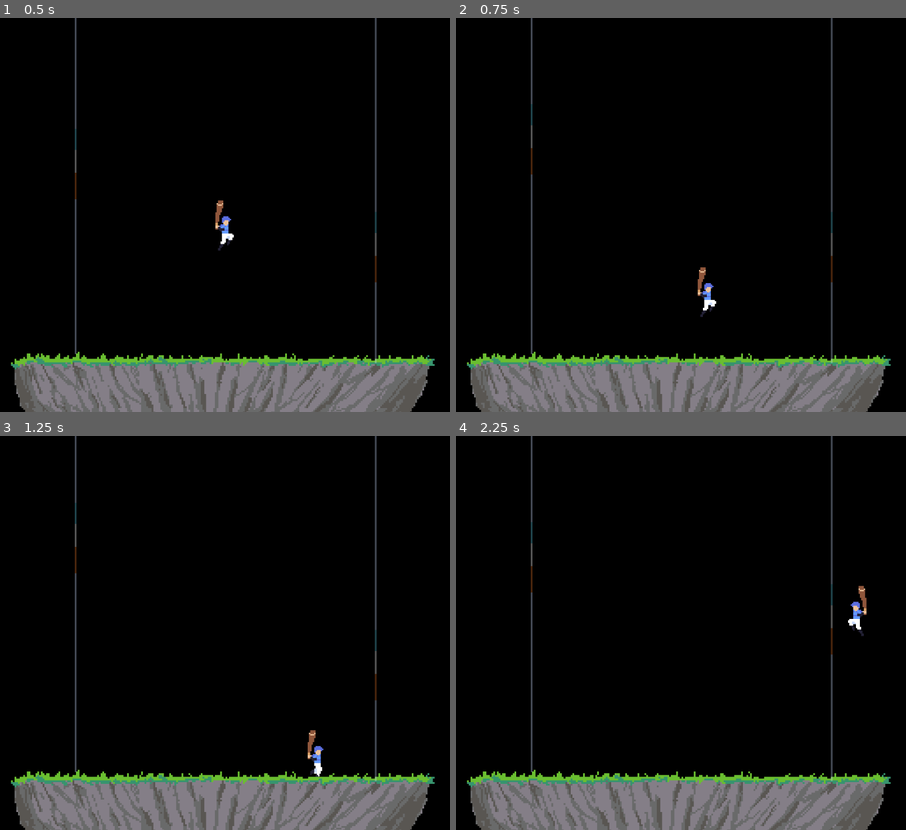
Above: before the commit, frames 1-4 (two rows, left to right).
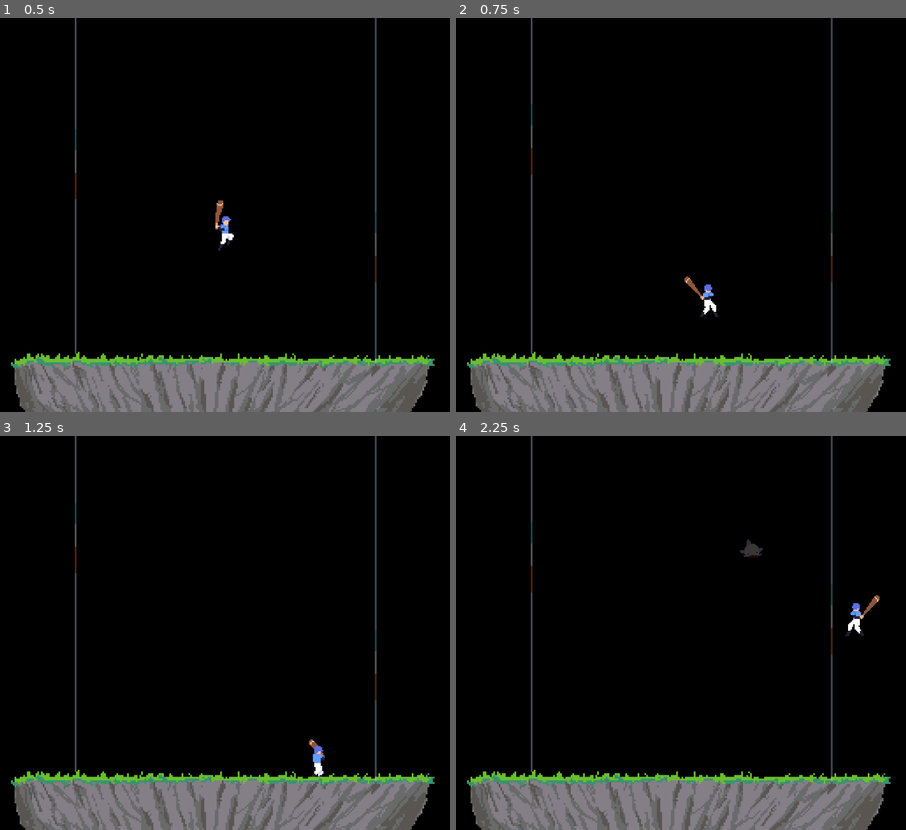
Above: after the commit, the same moments.

Repository: ButterM-40/Koi-Batter
Game: Godot game, scene res://Scenes/Game.tscn
The game is run twice, just before and just after one commit, with the same random seed, the same clock (stepped at 60 frames per second) and the same inputs. The project has no main scene, so this scene is started directly. The engine's default icon, where the game draws it, is replaced by a stand-in: a white triangle on a blue panel in a dark square.
Inputs:
- Up to frame 1 (0.5 s): no input
- Up to frame 2 (0.75 s): hold D (Right) from 0.53 s (still down); tap Space (Hit) at 0.6 s
- Up to frame 3 (1.25 s): keep holding D (Right); tap W (Jump) at 0.77 s
- Up to frame 4 (2.25 s): tap Space (Hit) at 1.35, 2.1 s; tap W (Jump) at 1.52 s; release D (Right) at 2.03 s; hold A (Left) from 2.03 s (still down)

Frame 1 is identical in both runs. In frame 2, 0.3% of the frame differs, in the area x 50-59%, y 63-76%; in frame 3, 0.2%; in frame 4, 0.4%, in the area x 63-95%, y 26-51%.

Commit message:
Collision, and Animation Correction

Diff:
--- a/Components/Fish/Koi_Fish.tscn
+++ b/Components/Fish/Koi_Fish.tscn
@@ -150,7 +150,7 @@
 "duration": 1.0,
 "texture": SubResource("AtlasTexture_8ijwk")
 }],
-"loop": 1,
+"loop": 2,
 "name": &"fish_hit",
 "speed": 5.0
 }, {
@@ -233,8 +233,7 @@
 [node name="AnimatedSprite2D" type="AnimatedSprite2D" parent="." unique_id=1772974264]
 modulate = Color(1, 1, 1, 0)
 sprite_frames = SubResource("SpriteFrames_67aiy")
-animation = &"appear"
-frame_progress = 0.78273964
+animation = &"fish_hit"
 
 [node name="Area2D" type="Area2D" parent="AnimatedSprite2D" unique_id=143011744]
 
--- a/Components/Fish/fish.gd
+++ b/Components/Fish/fish.gd
@@ -36,7 +36,7 @@
 		time_elapsed += delta   # advance time so sin() actually changes
 		position.x = start_x + sin(time_elapsed * wave_frequency) * wave_amplitude
 		position.y += move_speed * delta
-	if is_falling:
+	if is_falling and !is_knocked:
 		action_falling(delta)
 	if is_knocked:
 		knock_vel.y += gravity * delta  # gravity still pulls it back down
@@ -52,7 +52,7 @@
 
 
 func _on_animated_sprite_2d_animation_finished() -> void:
-	if fish_animated.animation == "fish_jump":
+	if fish_animated.animation == "fish_jump" and !is_knocked:
 		Hitbox.set_deferred("monitoring", true)
 		is_falling = true
 		rotation_speed = randf_range(-2.0, 2.0)
@@ -75,6 +75,7 @@
 	pass
 
 func _on_hit_by_bat(bat: Area2D) -> void:
+	Hitbox.set_deferred("monitoring", false)
 	fish_animated.play("fish_hit")
 	is_falling = false
 	var hit_direction: Vector2 = (global_position - bat.global_position).normalized()
--- a/Components/PlayerBatter/batter.gd
+++ b/Components/PlayerBatter/batter.gd
@@ -4,10 +4,17 @@
 @export var SPEED = 300.0
 @export var JUMP_VELOCITY = -400.0
 
-@export var animation_player : AnimatedSprite2D
+@onready var bat_hitbox_right = $AnimationPlayer/BatRight
+@onready var bat_hitbox_left = $AnimationPlayer/BatLeft
+@onready var animationplayer = $AnimationPlayer
+var is_hit : bool = false
+var is_hit_right : bool = false
+var is_hit_left : bool = false
 
-@onready var animationplayer = $AnimationPlayer
 
+func _ready() -> void:
+	bat_hitbox_right.set_deferred("monitorable", false)
+	bat_hitbox_left.set_deferred("monitorable", false)
 
 func _physics_process(delta: float) -> void:
 	# Add the gravity.
@@ -18,24 +25,19 @@
 	if Input.is_action_just_pressed("Jump") and is_on_floor():
 		velocity.y = JUMP_VELOCITY
 
-	if Input.is_action_just_pressed("Hit"):
-		action_hit()
+
 
 	# Get the input direction and handle the movement/deceleration.
 	# As good practice, you should replace UI actions with custom gameplay actions.
 	var direction := Input.get_axis("Left", "Right")
+
 	if direction:
 		velocity.x = direction * SPEED
-		if is_on_floor():
-			animationplayer.play("run")
-		else:
-			animationplayer.play("jump")
 	else:
 		velocity.x = move_toward(velocity.x, 0, SPEED)
-		if is_on_floor():
-			animationplayer.play("stand")
-		else:
-			animationplayer.play("jump")
+
+	if !is_hit:
+		animation_tree(direction)
 
 	move_and_slide()
 
@@ -43,6 +45,39 @@
 		animationplayer.flip_h = true
 	if direction > 0:
 		animationplayer.flip_h = false
+	if Input.is_action_just_pressed("Hit"):
+		action_hit(animationplayer.flip_h)
 
-func action_hit() -> void:
+func action_hit(face) -> void:
+	is_hit = true
+	if face:
+		bat_hitbox_left.set_deferred("monitorable", true)
+		is_hit_left = true
+	else:
+		bat_hitbox_right.set_deferred("monitorable", true)
+		is_hit_right = true
 	animationplayer.play("hit")
+
+
+func animation_tree(direction) -> void:
+	if direction:
+		if is_on_floor():
+			animationplayer.play("run")
+		else:
+			animationplayer.play("jump")
+	else:
+		if is_on_floor():
+			animationplayer.play("stand")
+		else:
+			animationplayer.play("jump")
+	pass
+
+func _on_animation_player_animation_finished() -> void:
+	if animationplayer.animation == "hit":
+		is_hit = false
+		is_hit_right = false
+		is_hit_left = false
+		bat_hitbox_right.set_deferred("monitorable", false)
+		bat_hitbox_left.set_deferred("monitorable", false)
+
+	pass # Replace with function body.
--- a/Components/PlayerBatter/batter.tscn
+++ b/Components/PlayerBatter/batter.tscn
@@ -2,7 +2,6 @@
 
 [ext_resource type="Script" uid="uid://3asrpwwjfdln" path="res://Components/PlayerBatter/batter.gd" id="1_6ltoc"]
 [ext_resource type="Texture2D" uid="uid://bcxkjvh2022id" path="res://Assets/batter-Sheet.png" id="2_mbgni"]
-[ext_resource type="Texture2D" uid="uid://dyqsw1ik7e8xo" path="res://Assets/icon.svg" id="2_txnb3"]
 
 [sub_resource type="AtlasTexture" id="AtlasTexture_7mu2e"]
 atlas = ExtResource("2_mbgni")
@@ -70,7 +69,7 @@
 }],
 "loop": 0,
 "name": &"hit",
-"speed": 5.0
+"speed": 10.0
 }, {
 "frames": [{
 "duration": 1.0,
@@ -106,6 +105,9 @@
 "speed": 5.0
 }]
 
+[sub_resource type="CapsuleShape2D" id="CapsuleShape2D_rghuq"]
+radius = 4.077821
+
 [sub_resource type="CapsuleShape2D" id="CapsuleShape2D_67aiy"]
 
 [node name="Batter" type="CharacterBody2D" unique_id=1129787818]
@@ -117,12 +119,31 @@
 sprite_frames = SubResource("SpriteFrames_tomj7")
 animation = &"hit"
 autoplay = "stand"
+frame = 6
+frame_progress = 1.0
 
-[node name="Icon" type="Sprite2D" parent="AnimationPlayer" unique_id=1439093940]
-visible = false
-position = Vector2(0.5, 1.9073486e-06)
-scale = Vector2(0.1484375, 0.23437503)
-texture = ExtResource("2_txnb3")
+[node name="BatRight" type="Area2D" parent="AnimationPlayer" unique_id=1147826304 groups=["bat"]]
+unique_name_in_owner = true
+position = Vector2(-1, 10)
+
+[node name="CollisionShape2D" type="CollisionShape2D" parent="AnimationPlayer/BatRight" unique_id=227835276]
+position = Vector2(16, -3)
+rotation = 1.4741651
+shape = SubResource("CapsuleShape2D_rghuq")
+debug_color = Color(0.9499268, 0.22636533, 0, 0.41960785)
+
+[node name="BatLeft" type="Area2D" parent="AnimationPlayer" unique_id=145361550 groups=["bat"]]
+unique_name_in_owner = true
+position = Vector2(-1, 8.000001)
+rotation = -2.9670596
+
+[node name="CollisionShape2D" type="CollisionShape2D" parent="AnimationPlayer/BatLeft" unique_id=649370628]
+position = Vector2(16, -3)
+rotation = 1.4741651
+shape = SubResource("CapsuleShape2D_rghuq")
+debug_color = Color(0.9499268, 0.22636533, 0, 0.41960785)
 
 [node name="CollisionShape2D" type="CollisionShape2D" parent="." unique_id=662044730]
 shape = SubResource("CapsuleShape2D_67aiy")
+
+[connection signal="animation_finished" from="AnimationPlayer" to="." method="_on_animation_player_animation_finished"]
--- a/Scenes/Game.tscn
+++ b/Scenes/Game.tscn
@@ -3,6 +3,7 @@
 [ext_resource type="PackedScene" uid="uid://701h21wy471f" path="res://Components/PlayerBatter/batter.tscn" id="1_gl6un"]
 [ext_resource type="Texture2D" uid="uid://72y3hsdw5tqv" path="res://Assets/stage.png" id="2_gl6un"]
 [ext_resource type="PackedScene" uid="uid://cqtj6s4qumyy4" path="res://Components/Stage/StageString.tscn" id="3_j5yw3"]
+[ext_resource type="PackedScene" uid="uid://c4y17w4iahaad" path="res://Components/Fish/spawner.tscn" id="4_kldst"]
 
 [sub_resource type="WorldBoundaryShape2D" id="WorldBoundaryShape2D_gl6un"]
 distance = 26.0
@@ -25,10 +26,19 @@
 [node name="Sprite2D" type="Sprite2D" parent="Stadium/CollisionShape2D" unique_id=1663774788]
 texture = ExtResource("2_gl6un")
 
-[node name="StageString" parent="." unique_id=1508800955 instance=ExtResource("3_j5yw3")]
+[node name="Strings" type="Node" parent="." unique_id=1705686334]
+
+[node name="StageString2" parent="Strings" unique_id=1455923313 instance=ExtResource("3_j5yw3")]
+position = Vector2(857, 337)
+scale = Vector2(4, 4)
+
+[node name="StageString" parent="Strings" unique_id=1508800955 instance=ExtResource("3_j5yw3")]
 position = Vector2(174, 316)
 scale = Vector2(4, 4)
 
-[node name="StageString2" parent="." unique_id=1455923313 instance=ExtResource("3_j5yw3")]
-position = Vector2(857, 337)
-scale = Vector2(4, 4)
+[node name="Spawner" parent="." unique_id=585956034 instance=ExtResource("4_kldst")]
+
+[node name="CollisionShape2D" parent="Spawner/Area2D" parent_id_path=PackedInt32Array(585956034, 1177488630) index="0" unique_id=1063863332]
+position = Vector2(507, 24)
+
+[editable path="Spawner"]
--- a/project.godot
+++ b/project.godot
@@ -19,6 +19,10 @@
 window/size/viewport_width=1024
 window/size/viewport_height=896
 window/stretch/mode="viewport"
+
+[global_group]
+
+bat="Bat Hitbox"
 
 [input]
 
Not shown, added: Assets/fish1appear-Sheet.png.import
Not shown, added: Assets/fish2-Sheet.png.import
Not shown, added: Assets/fish2appear-Sheet.png.import
Not shown, added: Assets/fish3-Sheet.png.import
Not shown, added: Assets/fish3appear-Sheet.png.import
Not shown, added: Assets/swing-Sheet.png.import
